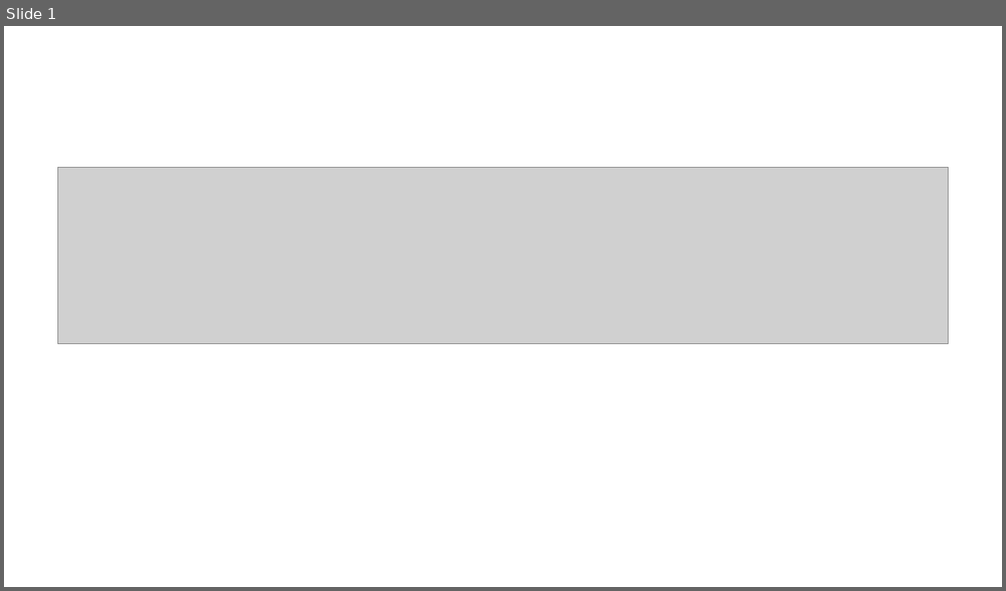
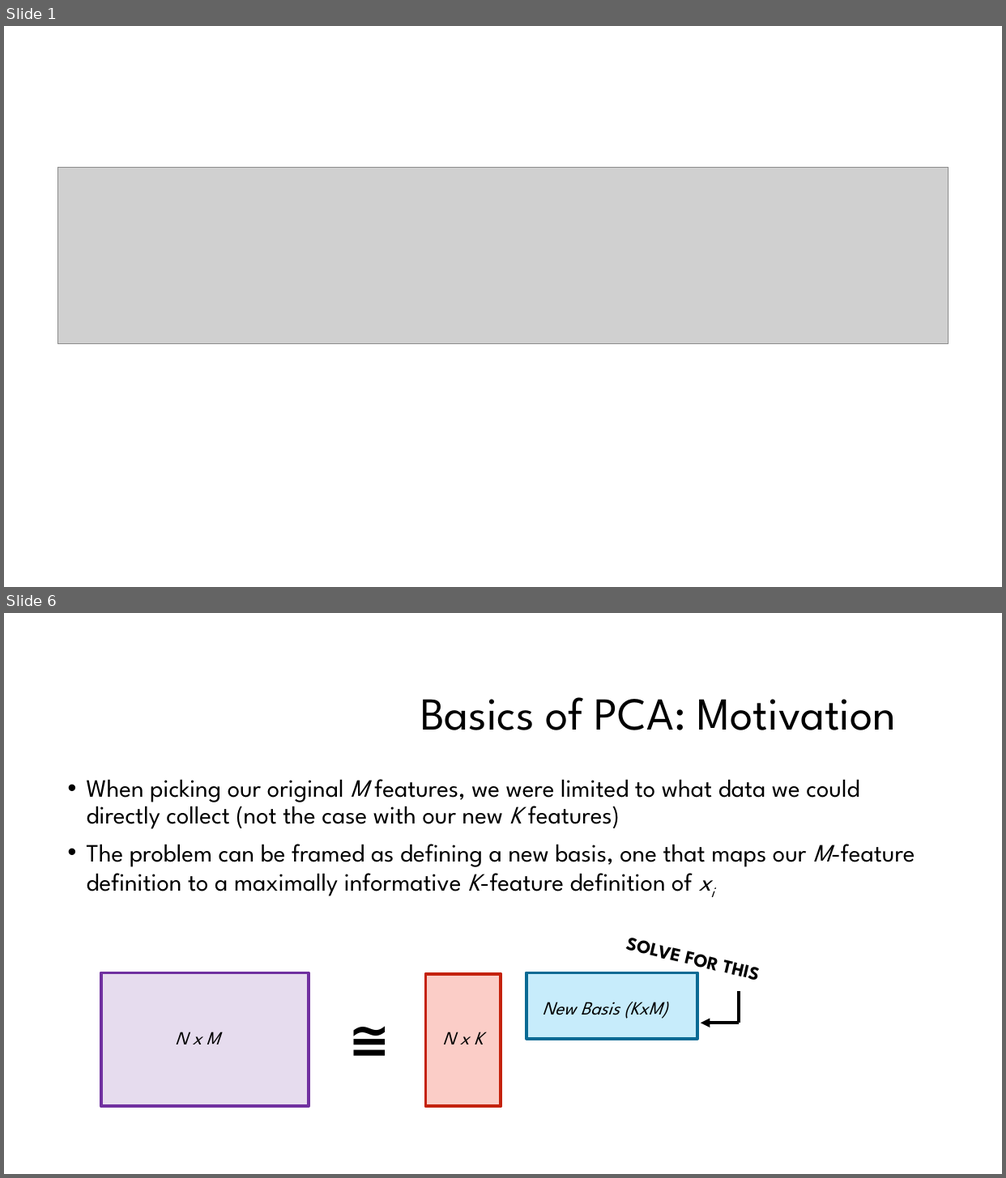
Before and after one commit to jmp448/genomic-data-science, a slide deck: PCA Presentation.pptx. Shown one above the other, each under a label of ours: slide 1 before the commit, slides 1 and 6 after it; the slides between them are not shown. The pictures are 1006x591 and 1006x1178 pixels, drawn with LibreOffice and Linux fonts; fonts in the diff are those of the drawing; grey boxes stand for pictures; background and template pictures are left out. Boxes give left, top, right and bottom in pixels: in the first picture for what was removed or moved away, otherwise in the second. Text is boxed around its words. In the diff, an @@ line names an element or a change of style, - is before the commit and + after.

```diff
--- a/PCA Presentation.pptx
+++ b/PCA Presentation.pptx
@@ slide 6 added at bbox=[4, 613, 1002, 1174], background #FFFFFF @@
@@ text added at bbox=[420, 697, 897, 730], 44 pt, text #000000 @@
+Basics of PCA: Motivation
@@ text added at bbox=[87, 779, 914, 897], 24 pt, text #000000 @@
+• When picking our original M features, we were limited to what data we could directly collect (not the case with our new K features)
+• The problem can be framed as defining a new basis, one that maps our M-feature definition to a maximally informative K-feature definition of xi
@@ text added at bbox=[684, 951, 757, 980], 18 pt, text #000000, bold @@
+SOLVE FOR THIS
@@ rectangle added at bbox=[101, 973, 309, 1106], fill #7030A0 at 17% opacity, outline #7030A0 3 pt @@
@@ rectangle added at bbox=[426, 974, 501, 1107], fill #FBCDC7, outline #C4220D 3 pt @@
@@ rectangle added at bbox=[526, 973, 697, 1039], fill #C7ECFB, outline #0A6B94 3 pt @@
@@ line added from (739, 991) to (739, 1023), #000000 3 pt @@
@@ text added at bbox=[341, 1004, 417, 1072], 48 pt, text #000000, bold @@
+≅
@@ text added at bbox=[543, 1002, 668, 1019], 18 pt, text #000000, italic @@
+New Basis (KxM)
@@ arrow added from (739, 1023) to (701, 1023), #000000 3 pt @@
@@ text added at bbox=[175, 1032, 220, 1045], 18 pt, text #000000, italic @@
+N x M
@@ text added at bbox=[443, 1032, 483, 1045], 18 pt, text #000000, italic @@
+N x K
```
Also in this commit, not shown: 24 other slides added, 2 slides removed, 2 other files.
